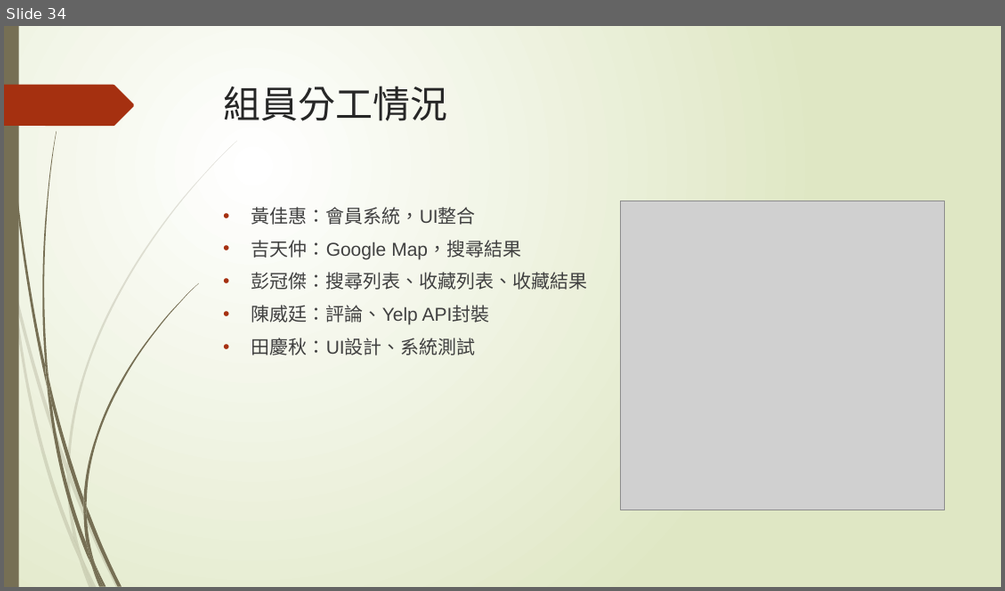
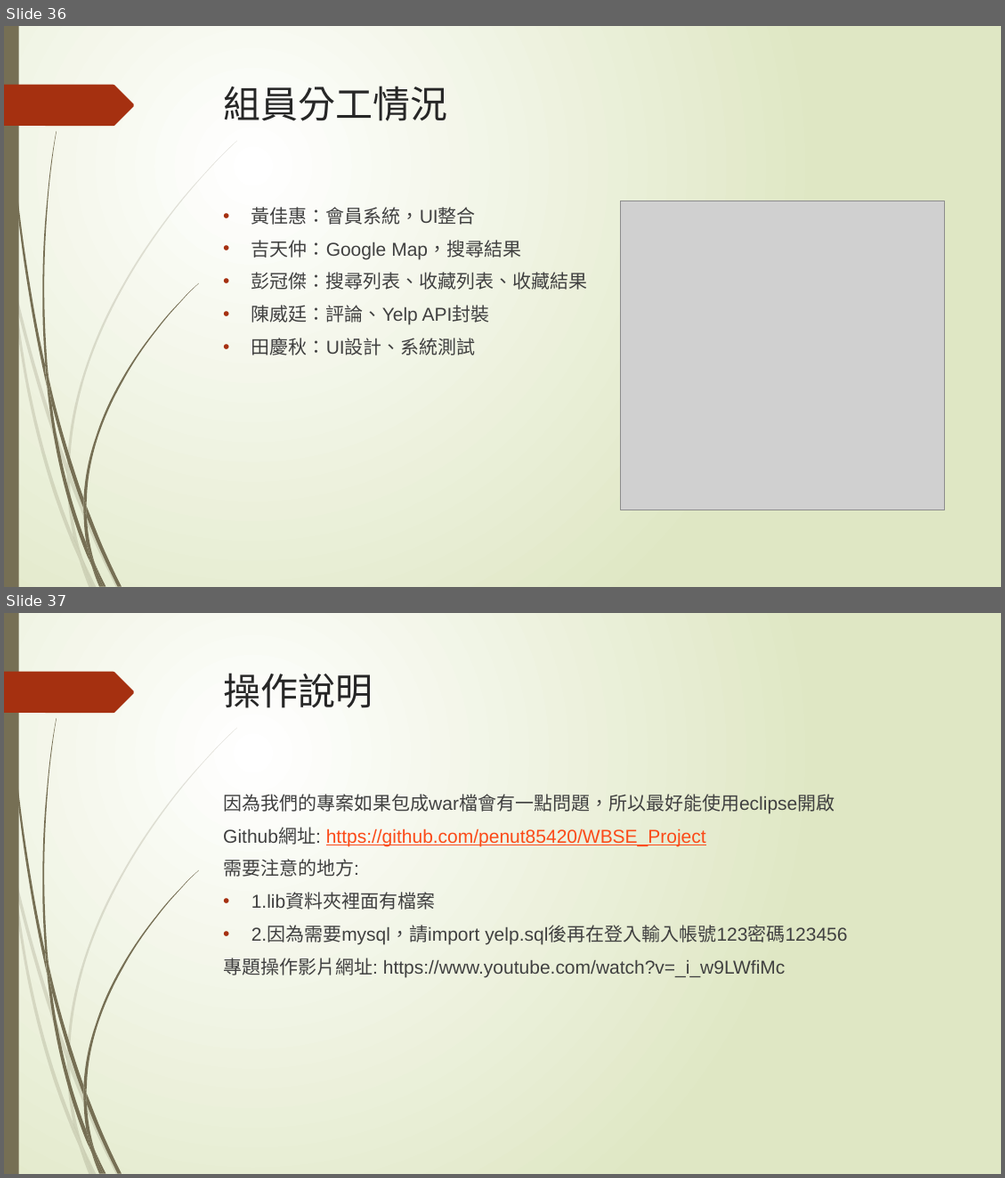
Before and after one commit to penut85420/WBSE_Project, a slide deck: 其他/YelpBlaBla.pptx. Shown one above the other, each under a label of ours: slide 34 before the commit, slides 36 and 37 after it. The pictures are 1005x591 and 1005x1178 pixels, drawn with LibreOffice and Linux fonts; fonts in the diff are those of the drawing; grey boxes stand for pictures. Boxes give left, top, right and bottom in pixels: in the first picture for what was removed or moved away, otherwise in the second. Text is boxed around its words. In the diff, an @@ line names an element or a change of style, - is before the commit and + after.

Commit message:
操作說明

```diff
--- a/其他/YelpBlaBla.pptx
+++ b/其他/YelpBlaBla.pptx
@@ slide 37 added at [4,613,1001,1174], background gradient #FFFFFF to #DFE8C4; not listed: 24 template elements that a slide beside it also shows @@
@@ title added at [224,673,373,708], 36 pt, text #262626 @@
+操作說明
@@ text added at [223,791,847,978], 18 pt, text #404040 @@
+因為我們的專案如果包成war檔會有一點問題，所以最好能使用eclipse開啟
+Github網址: https://github.com/penut85420/WBSE_Project
+需要注意的地方:
+• 1.lib資料夾裡面有檔案
+• 2.因為需要mysql，請import yelp.sql後再在登入輸入帳號123密碼123456
+專題操作影片網址: https://www.youtube.com/watch?v=_i_w9LWfiMc
@@ what was slide 34 is now slide 36 @@
```
Also in this commit, not shown: 2 other slides added.
